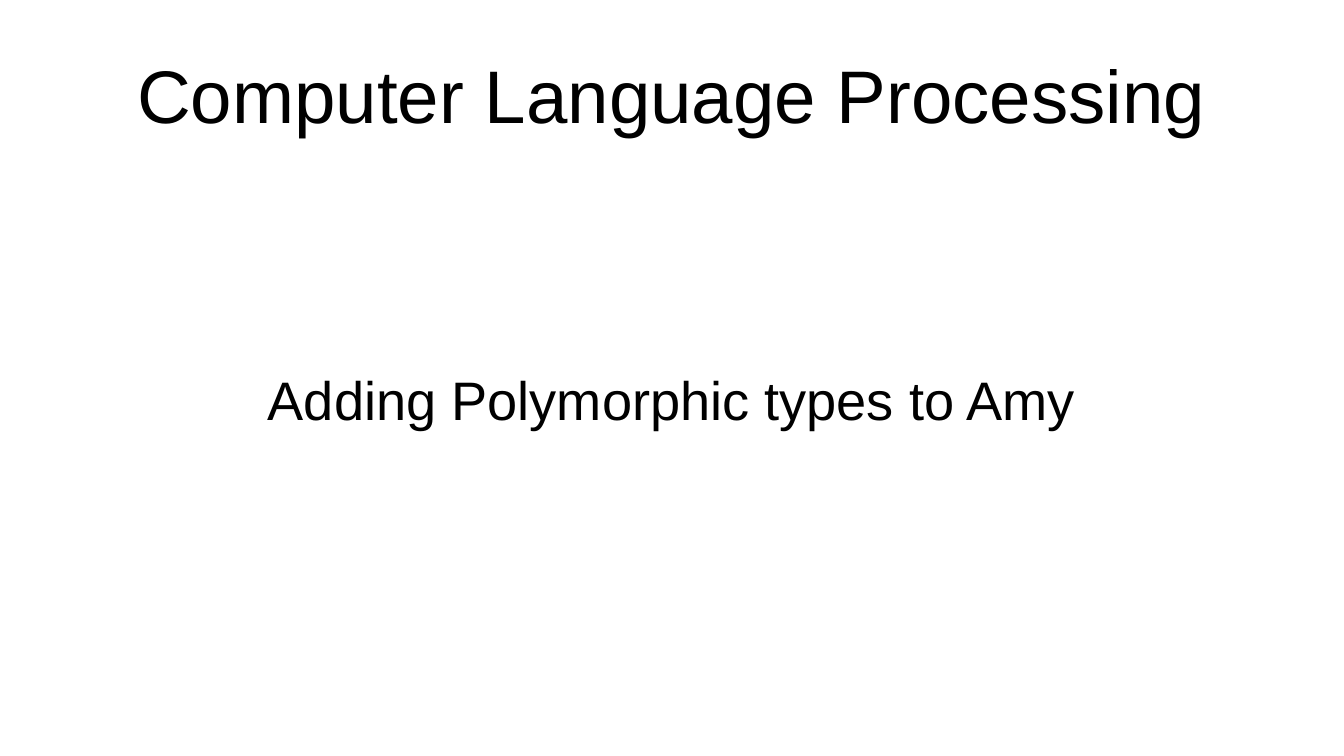
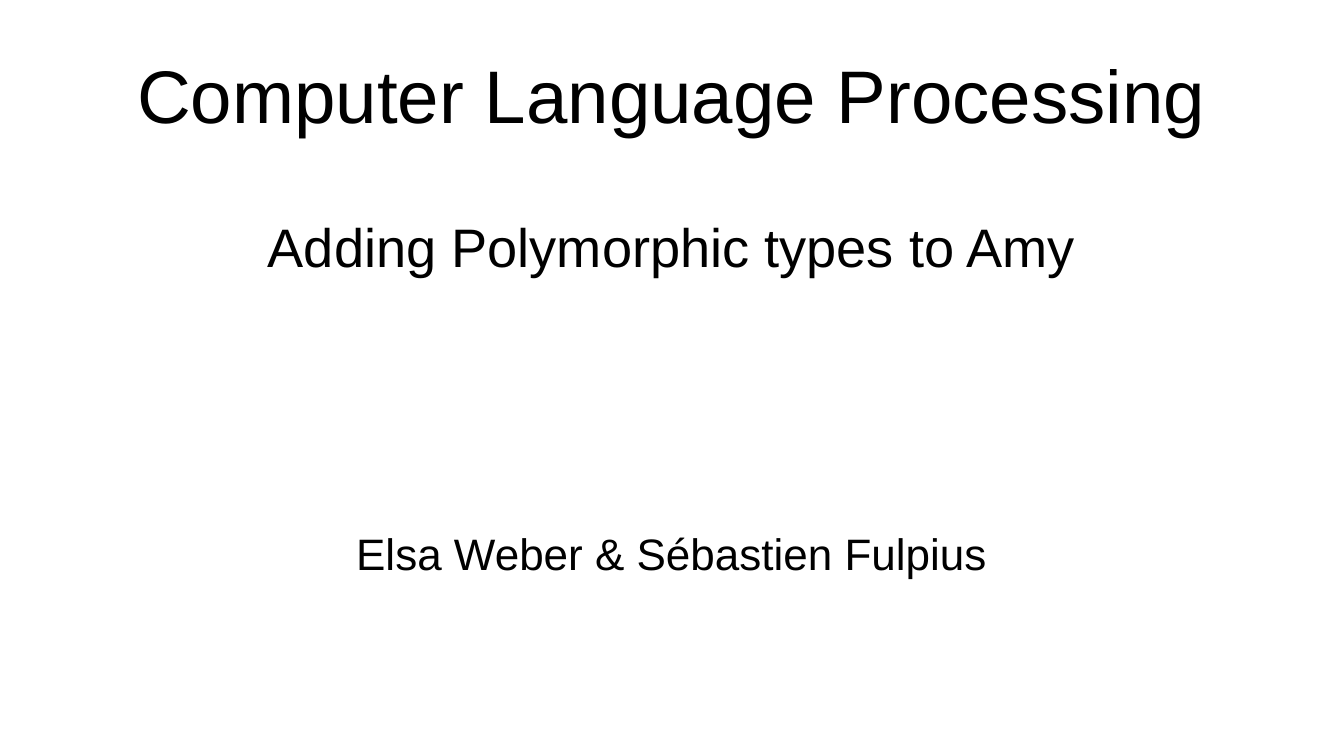
Before and after one commit to SFulpius/CLP-lab07, a slide deck: slide 1 of lab07_presentation.odp. Drawn at 1344x756 pixels with LibreOffice and Linux fonts; fonts in the diff are those of the drawing. Boxes give left, top, right and bottom in pixels: in the first picture for what was removed or moved away, otherwise in the second. Text is boxed around its words. In the diff, an @@ line names an element or a change of style, - is before the commit and + after.

```diff
--- a/lab07_presentation.odp
+++ b/lab07_presentation.odp
@@ subtitle at (356,537,987,578): paragraph added @@
+Elsa Weber & Sébastien Fulpius
```
Also in this commit, not shown: 7 other slides changed, 1 other file.
